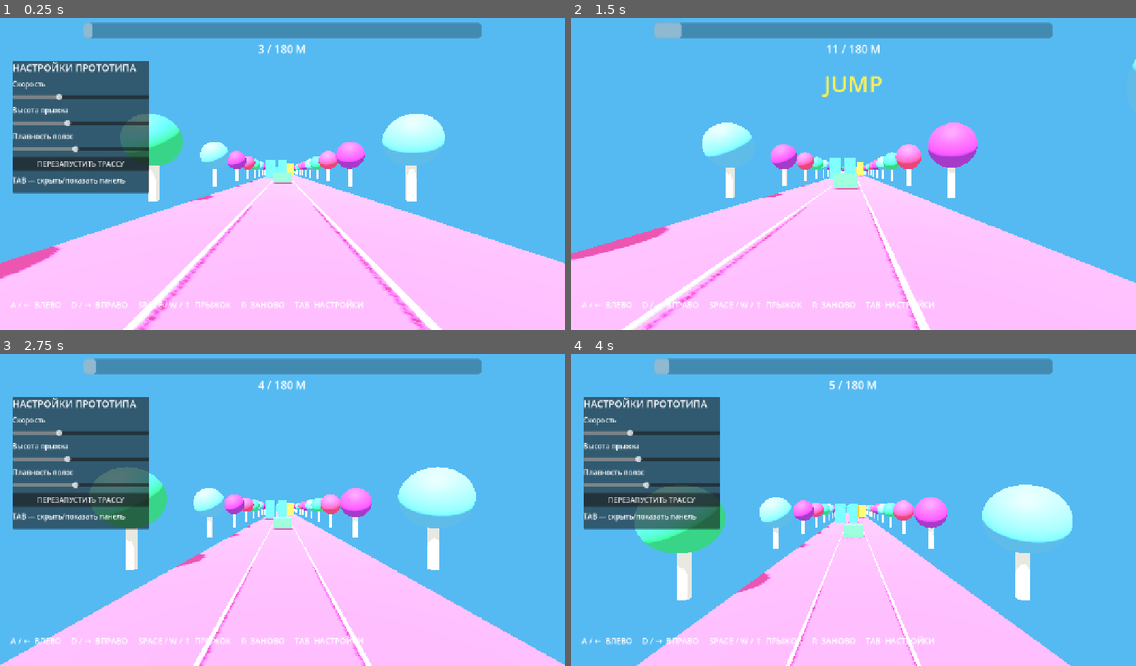
Above: before the commit, frames 1-4 (two rows, left to right).
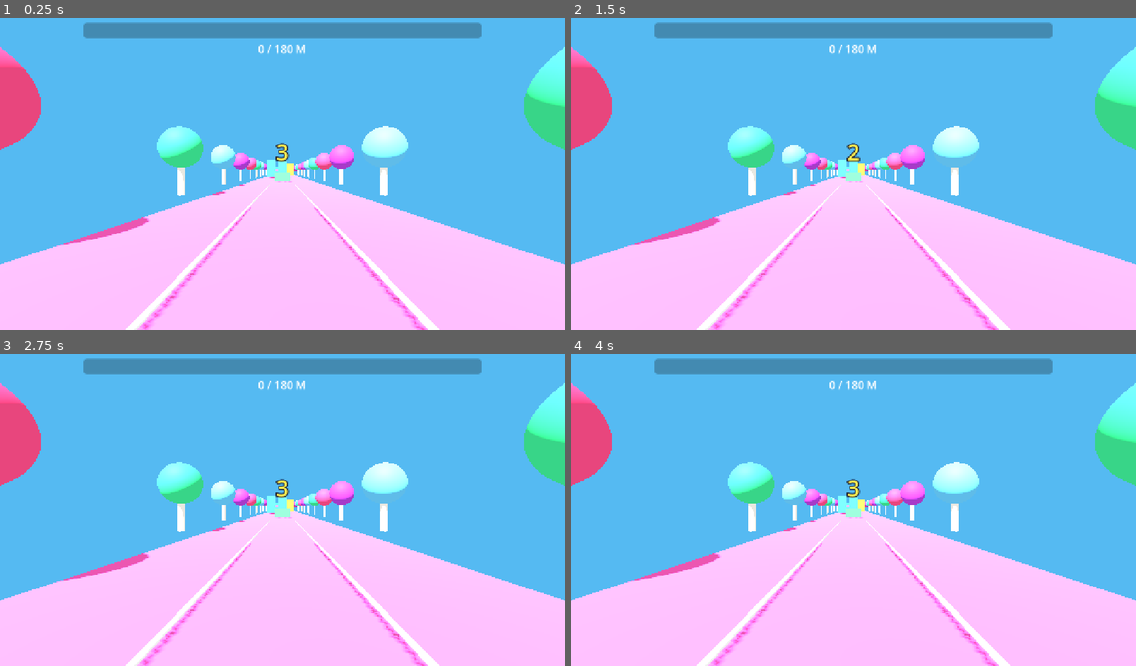
Above: after the commit, the same moments.

Repository: mikhailliachenko-hue/POVRunnerConstructor
Game: Godot game, scene res://main.tscn
Same seed, same stepped clock (60 frames per second), same inputs: the game is played once before the commit and once after it.
Inputs (mouse positions are in pixels of both pictures, inside the frame that each line leads up to):
- Up to frame 1 (0.25 s): no input
- Up to frame 2 (1.5 s): click (650, 164) at 0.5 s, where only the run before the commit has a clickable "ПЕРЕЗАПУСТИТЬ ТРАССУ"; hold D (move_right) from 1.28 s (still down); hold Tab from 1.28 s (still down); tap S (duck, bound only after the commit) at 1.35 s
- Up to frame 3 (2.75 s): tap Space (jump) at 1.52, 1.82, 2.27, 2.57 s; release D (move_right) at 2.03 s; release Tab at 2.03 s; hold A (move_left) from 2.03 s (still down); tap Tab at 2.1 s; tap R at 2.3 s
- Up to frame 4 (4 s): release A (move_left) at 2.78 s; hold R 2.78-3.53 s; hold D (move_right) from 2.78 s (still down); tap Space (jump) at 3.05, 3.6, 3.77 s; tap Enter at 3.5 s; tap S (duck, bound only after the commit) at 3.8 s

The runs differ from the first frame. In frame 1, 20% of the frame differs, in the area x 0-100%, y 1-100%; in frame 2, 15%; in frame 3, 33%; in frame 4, 40%.

Commit message:
Release prototype v0.2

Diff:
--- a/project.godot
+++ b/project.godot
@@ -43,6 +43,12 @@
 , Object(InputEventKey,"resource_local_to_scene":false,"resource_name":"","device":16,"window_id":0,"alt_pressed":false …(186 unchanged characters)…
 ]
 }
+duck={
+"deadzone": 0.5,
+"events": [Object(InputEventKey,"physical_keycode":83)
+, Object(InputEventKey,"physical_keycode":4194322)
+]
+}
 
 [rendering]
 
--- a/scripts/main.gd
+++ b/scripts/main.gd
@@ -2,7 +2,18 @@
 
 const LANE_X: Array[float] = [-3.2, 0.0, 3.2]
 const COURSE_LENGTH := 180.0
-const DODGE_DURATION := 1.35
+const DODGE_DURATION := 1.8
+const DUCK_DURATION := 1.25
+const DUCK_DEPTH := 1.05
+const ACTION_WINDOW := 12.0
+const EVENTS: Array[Dictionary] = [
+	{"distance": 32.0, "action": "JUMP"},
+	{"distance": 56.0, "action": "RIGHT"},
+	{"distance": 80.0, "action": "LEFT"},
+	{"distance": 108.0, "action": "DUCK"},
+	{"distance": 134.0, "action": "RIGHT"},
+	{"distance": 158.0, "action": "LEFT"},
+]
 
 var speed := 12.0
 var jump_height := 2.2
@@ -14,14 +25,24 @@
 var vertical_offset := 0.0
 var jump_time := 0.0
 var jumping := false
+var ducking := false
+var duck_time := 0.0
+var duck_offset := 0.0
 var finished := false
 var camera_rig: Node3D
 var camera: Camera3D
 var progress_bar: ProgressBar
 var distance_label: Label
 var action_label: Label
+var action_icon: TextureRect
+var feedback_label: Label
+var flash_overlay: ColorRect
 var settings_panel: PanelContainer
 var start_position := Vector3(0, 1.7, 4)
+var event_index := 0
+var action_armed := false
+var feedback_time := 0.0
+var countdown := 3.0
 
 func _ready() -> void:
 	build_world()
@@ -68,7 +89,7 @@
 	create_obstacle(1, -28.0, Color("49d765"), "JUMP", 1.5)
 	create_dodge_gate(-52.0, "RIGHT", Color("3a84ed"))
 	create_dodge_gate(-76.0, "LEFT", Color("ffca38"))
-	create_obstacle(1, -104.0, Color("9858e8"), "JUMP", 1.5)
+	create_duck_gate(-104.0, Color("9858e8"))
 	create_dodge_gate(-130.0, "RIGHT", Color("35d4cf"))
 	create_dodge_gate(-154.0, "LEFT", Color("f06b42"))
 
@@ -88,6 +109,12 @@
 	for obstacle_lane in range(3):
 		if obstacle_lane != open_lane:
 			create_obstacle(obstacle_lane, z, color, action, 4.8)
+
+func create_duck_gate(z: float, color: Color) -> void:
+	# Верхняя балка оставляет проход только для приседания.
+	create_box("DuckGateTop", Vector3(10.5, 1.35, 1.8), Vector3(0, 2.35, z), color)
+	create_box("DuckGateLeft", Vector3(0.65, 4.7, 1.8), Vector3(-5.0, 2.1, z), color)
+	create_box("DuckGateRight", Vector3(0.65, 4.7, 1.8), Vector3(5.0, 2.1, z), color)
 
 func create_obstacle(obstacle_lane: int, z: float, color: Color, action: String, height: float) -> void:
 	var body := StaticBody3D.new()
@@ -163,39 +190,69 @@
 	layer.add_child(distance_label)
 
 	action_label = Label.new()
-	action_label.position = Vector2(390, 125)
+	action_label.position = Vector2(390, 280)
 	action_label.size = Vector2(500, 80)
 	action_label.horizontal_alignment = HORIZONTAL_ALIGNMENT_CENTER
 	action_label.add_theme_font_size_override("font_size", 52)
 	action_label.add_theme_color_override("font_color", Color("fff052"))
+	action_label.add_theme_constant_override("outline_size", 10)
+	action_label.add_theme_color_override("font_outline_color", Color(0.08, 0.06, 0.12, 0.95))
 	layer.add_child(action_label)
+
+	action_icon = TextureRect.new()
+	action_icon.position = Vector2(520, 82)
+	action_icon.size = Vector2(240, 190)
+	action_icon.expand_mode = TextureRect.EXPAND_IGNORE_SIZE
+	action_icon.stretch_mode = TextureRect.STRETCH_KEEP_ASPECT_CENTERED
+	action_icon.mouse_filter = Control.MOUSE_FILTER_IGNORE
+	action_icon.visible = false
+	layer.add_child(action_icon)
+
+	feedback_label = Label.new()
+	feedback_label.position = Vector2(390, 215)
+	feedback_label.size = Vector2(500, 90)
+	feedback_label.horizontal_alignment = HORIZONTAL_ALIGNMENT_CENTER
+	feedback_label.add_theme_font_size_override("font_size", 58)
+	feedback_label.add_theme_constant_override("outline_size", 11)
+	feedback_label.add_theme_color_override("font_outline_color", Color(0.05, 0.05, 0.08, 0.98))
+	layer.add_child(feedback_label)
+
+	flash_overlay = ColorRect.new()
+	flash_overlay.position = Vector2.ZERO
+	flash_overlay.size = Vector2(1280, 720)
+	flash_overlay.mouse_filter = Control.MOUSE_FILTER_IGNORE
+	flash_overlay.color = Color(0, 0, 0, 0)
+	layer.add_child(flash_overlay)
+	layer.move_child(flash_overlay, 0)
 
 	var help := Label.new()
 	help.position = Vector2(24, 650)
-	help.text = "A / ←  ВЛЕВО     D / →  ВПРАВО     SPACE / W / ↑  ПРЫЖОК     R  ЗАНОВО     TAB  НАСТРОЙКИ"
+	help.text = "A/← LEFT   D/→ RIGHT   SPACE/W/↑ JUMP   S/↓ DUCK   R RESTART   TAB SETTINGS"
 	help.add_theme_font_size_override("font_size", 18)
+	help.visible = false
 	layer.add_child(help)
 
 	settings_panel = PanelContainer.new()
 	settings_panel.position = Vector2(28, 110)
 	settings_panel.size = Vector2(310, 300)
+	settings_panel.visible = false
 	layer.add_child(settings_panel)
 	var settings := VBoxContainer.new()
 	settings.add_theme_constant_override("separation", 10)
 	settings_panel.add_child(settings)
 	var title := Label.new()
-	title.text = "НАСТРОЙКИ ПРОТОТИПА"
+	title.text = "PROTOTYPE SETTINGS"
 	title.add_theme_font_size_override("font_size", 22)
 	settings.add_child(title)
-	add_setting(settings, "Скорость", 6, 24, speed, func(value): speed = value)
-	add_setting(settings, "Высота прыжка", 1, 4, jump_height, func(value): jump_height = value)
-	add_setting(settings, "Плавность полос", 3, 16, lane_smoothness, func(value): lane_smoothness = value)
+	add_setting(settings, "Speed", 6, 24, speed, func(value): speed = value)
+	add_setting(settings, "Jump Height", 1, 4, jump_height, func(value): jump_height = value)
+	add_setting(settings, "Lane Smoothness", 3, 16, lane_smoothness, func(value): lane_smoothness = value)
 	var button := Button.new()
-	button.text = "ПЕРЕЗАПУСТИТЬ ТРАССУ"
+	button.text = "RESTART COURSE"
 	button.pressed.connect(restart)
 	settings.add_child(button)
 	var hint := Label.new()
-	hint.text = "TAB — скрыть/показать панель"
+	hint.text = "TAB — show/hide panel"
 	settings.add_child(hint)
 
 func add_setting(parent: VBoxContainer, label_text: String, minimum: float, maximum: float, initial: float, callback: Callable) -> void:
@@ -211,29 +268,42 @@
 	parent.add_child(slider)
 
 func _process(delta: float) -> void:
-	if Input.is_action_just_pressed("move_left") and not finished and dodge_direction == 0:
+	if Input.is_action_just_pressed("move_left") and not finished and countdown <= 0.0 and dodge_direction == 0:
 		dodge_direction = -1
 		dodge_time = 0.0
-	if Input.is_action_just_pressed("move_right") and not finished and dodge_direction == 0:
+		arm_action("LEFT")
+		play_sfx("DODGE", -0.55)
+	if Input.is_action_just_pressed("move_right") and not finished and countdown <= 0.0 and dodge_direction == 0:
 		dodge_direction = 1
 		dodge_time = 0.0
-	if Input.is_action_just_pressed("jump") and not jumping and not finished:
+		arm_action("RIGHT")
+		play_sfx("DODGE", 0.55)
+	if Input.is_action_just_pressed("jump") and not jumping and not finished and countdown <= 0.0:
 		jumping = true
 		jump_time = 0.0
+		arm_action("JUMP")
+		play_sfx("JUMP")
+	if Input.is_action_just_pressed("duck") and not ducking and not jumping and not finished and countdown <= 0.0:
+		ducking = true
+		duck_time = 0.0
+		arm_action("DUCK")
+		play_sfx("DUCK")
 	if Input.is_key_pressed(KEY_R):
 		restart()
-	if Input.is_key_pressed(KEY_TAB) and not get_meta("tab_down", false):
-		settings_panel.visible = not settings_panel.visible
-		set_meta("tab_down", true)
-	if not Input.is_key_pressed(KEY_TAB):
-		set_meta("tab_down", false)
-
-	if not finished:
+
+	if countdown > 0.0:
+		countdown -= delta
+		action_label.text = str(maxi(1, ceili(countdown)))
+		if countdown <= 0.0:
+			action_label.text = "GO!"
+	elif not finished:
 		distance += speed * delta
+		evaluate_event()
 		if distance >= COURSE_LENGTH:
 			distance = COURSE_LENGTH
 			finished = true
-			action_label.text = "ФИНИШ!"
+			action_label.text = "FINISH!"
+			action_icon.visible = false
 
 	if jumping:
 		jump_time += delta
@@ -243,6 +313,15 @@
 		if phase >= 1.0:
 			jumping = false
 			vertical_offset = 0.0
+			play_sfx("LAND")
+
+	if ducking:
+		duck_time += delta
+		var duck_phase := clampf(duck_time / DUCK_DURATION, 0.0, 1.0)
+		duck_offset = sin(duck_phase * PI) * DUCK_DEPTH
+		if duck_phase >= 1.0:
+			ducking = false
+			duck_offset = 0.0
 
 	var target_x := 0.0
 	if dodge_direction != 0:
@@ -255,21 +334,144 @@
 			dodge_time = 0.0
 			target_x = 0.0
 	camera_rig.position.x = lerpf(camera_rig.position.x, target_x, 1.0 - exp(-lane_smoothness * delta))
-	camera_rig.position.y = start_position.y + vertical_offset + sin(distance * 1.3) * 0.035
+	camera_rig.position.y = start_position.y + vertical_offset - duck_offset + sin(distance * 1.3) * 0.035
 	camera_rig.position.z = start_position.z - distance
 	progress_bar.value = distance
-	distance_label.text = "%d / %d М" % [int(distance), int(COURSE_LENGTH)]
-	if not finished:
+	distance_label.text = "%d / %d M" % [int(distance), int(COURSE_LENGTH)]
+	if not finished and countdown <= 0.0:
 		update_action_hint()
+	update_feedback(delta)
 
 func update_action_hint() -> void:
-	var events := [[28.0, "JUMP"], [52.0, "RIGHT"], [76.0, "LEFT"], [104.0, "JUMP"], [130.0, "RIGHT"], [154.0, "LEFT"]]
 	action_label.text = ""
-	for event in events:
-		var gap: float = event[0] - distance
+	action_icon.visible = false
+	if event_index < EVENTS.size():
+		var event := EVENTS[event_index]
+		var gap: float = float(event.distance) - distance
 		if gap > 0.0 and gap < 18.0:
-			action_label.text = event[1]
-			break
+			action_label.text = str(event.action)
+			set_action_icon(str(event.action))
+
+func set_action_icon(action: String) -> void:
+	match action:
+		"JUMP":
+			action_icon.texture = load("res://assets/action_icons/jump.png")
+			action_icon.visible = true
+		"DUCK":
+			action_icon.texture = load("res://assets/action_icons/duck.png")
+			action_icon.visible = true
+		_:
+			action_icon.visible = false
+
+func arm_action(action: String) -> void:
+	if event_index >= EVENTS.size():
+		return
+	var event := EVENTS[event_index]
+	var gap: float = float(event.distance) - distance
+	if gap >= 0.0 and gap <= ACTION_WINDOW and str(event.action) == action:
+		action_armed = true
+
+func evaluate_event() -> void:
+	if event_index >= EVENTS.size():
+		return
+	var event := EVENTS[event_index]
+	if distance >= float(event.distance):
+		show_result(action_armed)
+		event_index += 1
+		action_armed = false
+
+func show_result(success: bool) -> void:
+	# Пропуск не наказывается: для фитнес-ролика оставляем только
+	# позитивное подкрепление за выполненное движение.
+	if not success:
+		return
+	feedback_time = 1.25
+	feedback_label.text = "NICE!"
+	feedback_label.add_theme_color_override("font_color", Color("60f08a"))
+	flash_overlay.color = Color(0.15, 1.0, 0.35, 0.13)
+	play_sfx("NICE")
+
+func play_sfx(kind: String, pan: float = 0.0) -> void:
+	var player := AudioStreamPlayer.new()
+	player.name = "SFX_%s" % kind
+	player.stream = synthesize_sfx(kind)
+	player.volume_db = -7.0
+	# Параметр сохраняем для будущего AudioEffectPanner. У обычного
+	# AudioStreamPlayer в Godot 4.7 свойства balance нет.
+	player.set_meta("requested_pan", pan)
+	add_child(player)
+	player.finished.connect(player.queue_free)
+	player.play()
+
+func synthesize_sfx(kind: String) -> AudioStreamWAV:
+	# Временные оригинальные эффекты генерируются математически и не
+	# содержат сторонних аудиофайлов. Позже эти слоты примут WAV/OGG.
+	var sample_rate := 22050
+	var duration := 0.22
+	var start_frequency := 260.0
+	var end_frequency := 520.0
+	var noise_amount := 0.05
+	match kind:
+		"JUMP":
+			duration = 0.24
+			start_frequency = 240.0
+			end_frequency = 680.0
+			noise_amount = 0.03
+		"LAND":
+			duration = 0.18
+			start_frequency = 150.0
+			end_frequency = 62.0
+			noise_amount = 0.20
+		"DODGE":
+			duration = 0.30
+			start_frequency = 720.0
+			end_frequency = 190.0
+			noise_amount = 0.28
+		"DUCK":
+			duration = 0.26
+			start_frequency = 560.0
+			end_frequency = 115.0
+			noise_amount = 0.16
+		"NICE":
+			duration = 0.32
+			start_frequency = 520.0
+			end_frequency = 920.0
+			noise_amount = 0.01
+
+	var sample_count := int(sample_rate * duration)
+	var pcm := PackedByteArray()
+	pcm.resize(sample_count * 2)
+	var phase := 0.0
+	for index in range(sample_count):
+		var progress := float(index) / float(sample_count)
+		var frequency := lerpf(start_frequency, end_frequency, progress)
+		phase += TAU * frequency / float(sample_rate)
+		var envelope := pow(1.0 - progress, 2.0) * minf(1.0, progress * 28.0)
+		var tonal := sin(phase)
+		if kind == "NICE":
+			tonal = sin(phase) * 0.72 + sin(phase * 1.5) * 0.28
+		var noise := randf_range(-1.0, 1.0) * noise_amount
+		var sample := clampf((tonal * (1.0 - noise_amount) + noise) * envelope, -1.0, 1.0)
+		pcm.encode_s16(index * 2, int(sample * 32767.0))
+
+	var stream := AudioStreamWAV.new()
+	stream.format = AudioStreamWAV.FORMAT_16_BITS
+	stream.mix_rate = sample_rate
+	stream.stereo = false
+	stream.data = pcm
+	return stream
+
+func update_feedback(delta: float) -> void:
+	if feedback_time <= 0.0:
+		return
+	feedback_time -= delta
+	var alpha := clampf(feedback_time / 1.25, 0.0, 1.0)
+	feedback_label.modulate.a = alpha
+	flash_overlay.color.a *= 0.90
+	if feedback_time <= 0.0:
+		feedback_label.text = ""
+		feedback_label.modulate.a = 1.0
+		flash_overlay.color = Color(0, 0, 0, 0)
 
 func restart() -> void:
 	lane = 1
@@ -278,7 +480,18 @@
 	distance = 0.0
 	vertical_offset = 0.0
 	jumping = false
+	ducking = false
+	duck_time = 0.0
+	duck_offset = 0.0
 	finished = false
+	event_index = 0
+	action_armed = false
+	feedback_time = 0.0
+	countdown = 3.0
 	camera_rig.position = start_position
 	if action_label:
-		action_label.text = "3… 2… 1… GO!"
+		action_label.text = "3"
+	if action_icon:
+		action_icon.visible = false
+	if feedback_label:
+		feedback_label.text = ""
Binary file added: assets/action_icons/duck.png
Not shown, added: assets/action_icons/duck.png.import
Binary file added: assets/action_icons/jump.png
Not shown, added: assets/action_icons/jump.png.import
